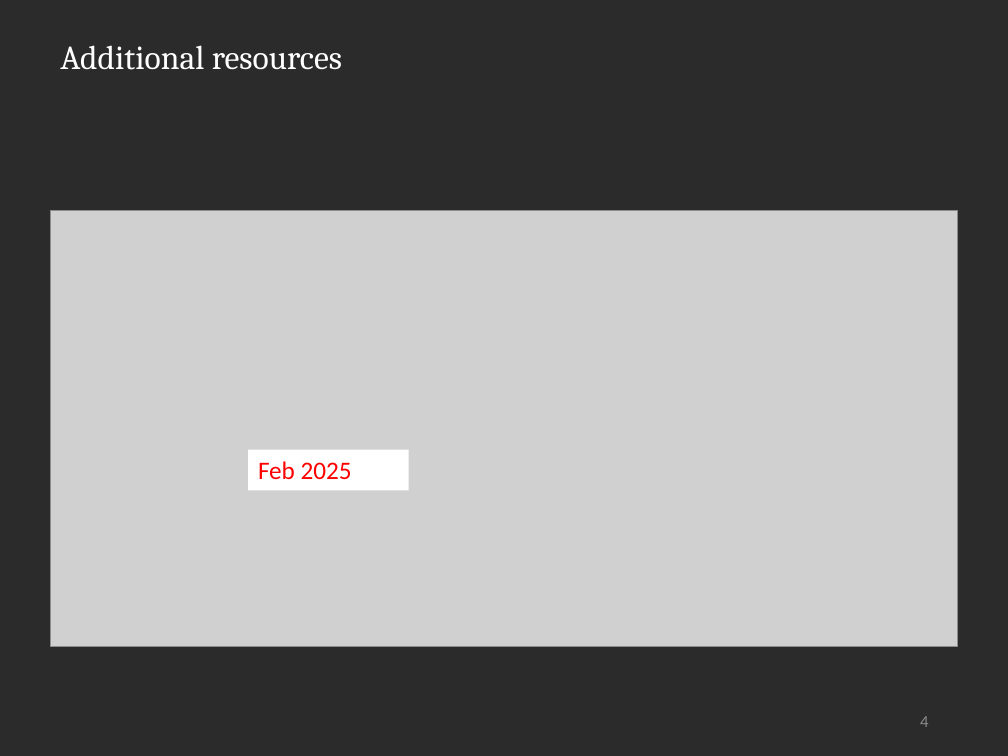
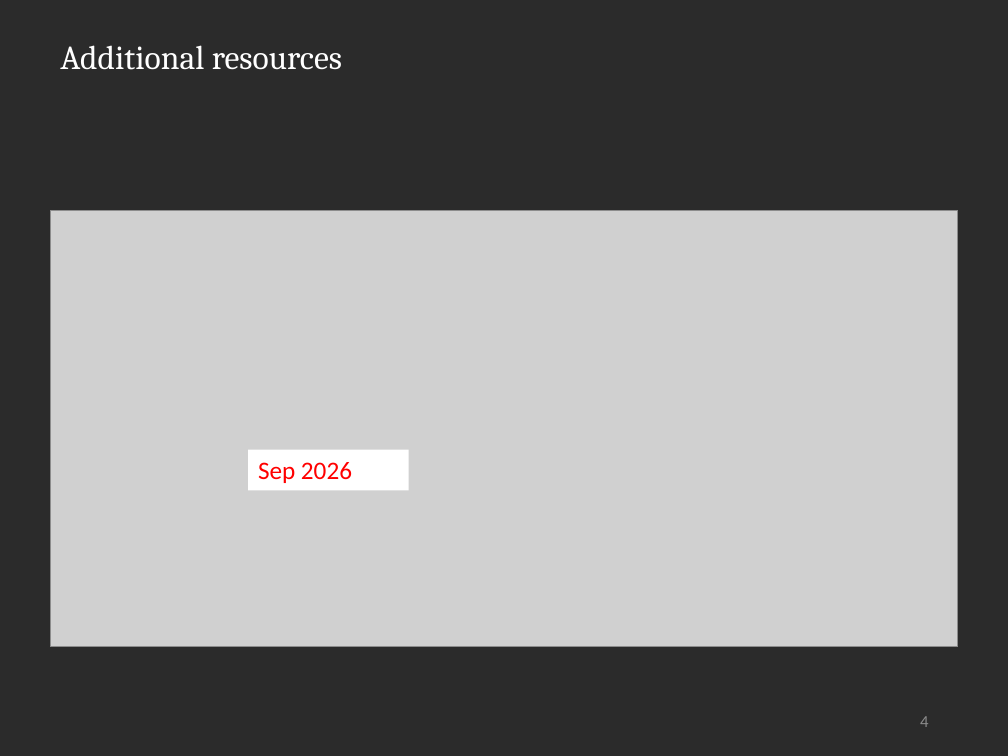
Before and after one commit to cmmid/mtm, a slide deck: slide 5 of slides/Lecture_11_WrappingUp.pptx. Drawn at 1008x756 pixels with LibreOffice and Linux fonts; fonts in the diff are those of the drawing; grey boxes stand for pictures; background and template pictures are left out; a plain dark background stands for a picture behind light text. Boxes give left, top, right and bottom in pixels: in the first picture for what was removed or moved away, otherwise in the second. Text is boxed around its words. In the diff, an @@ line names an element or a change of style, - is before the commit and + after.

```diff
--- a/slides/Lecture_11_WrappingUp.pptx
+++ b/slides/Lecture_11_WrappingUp.pptx
@@ text in rectangle at [258,462,352,483]: text changed @@
-Feb 2025
+Sep 2026
```
Also in this commit, not shown: 1 other slide changed, 1 other file.
